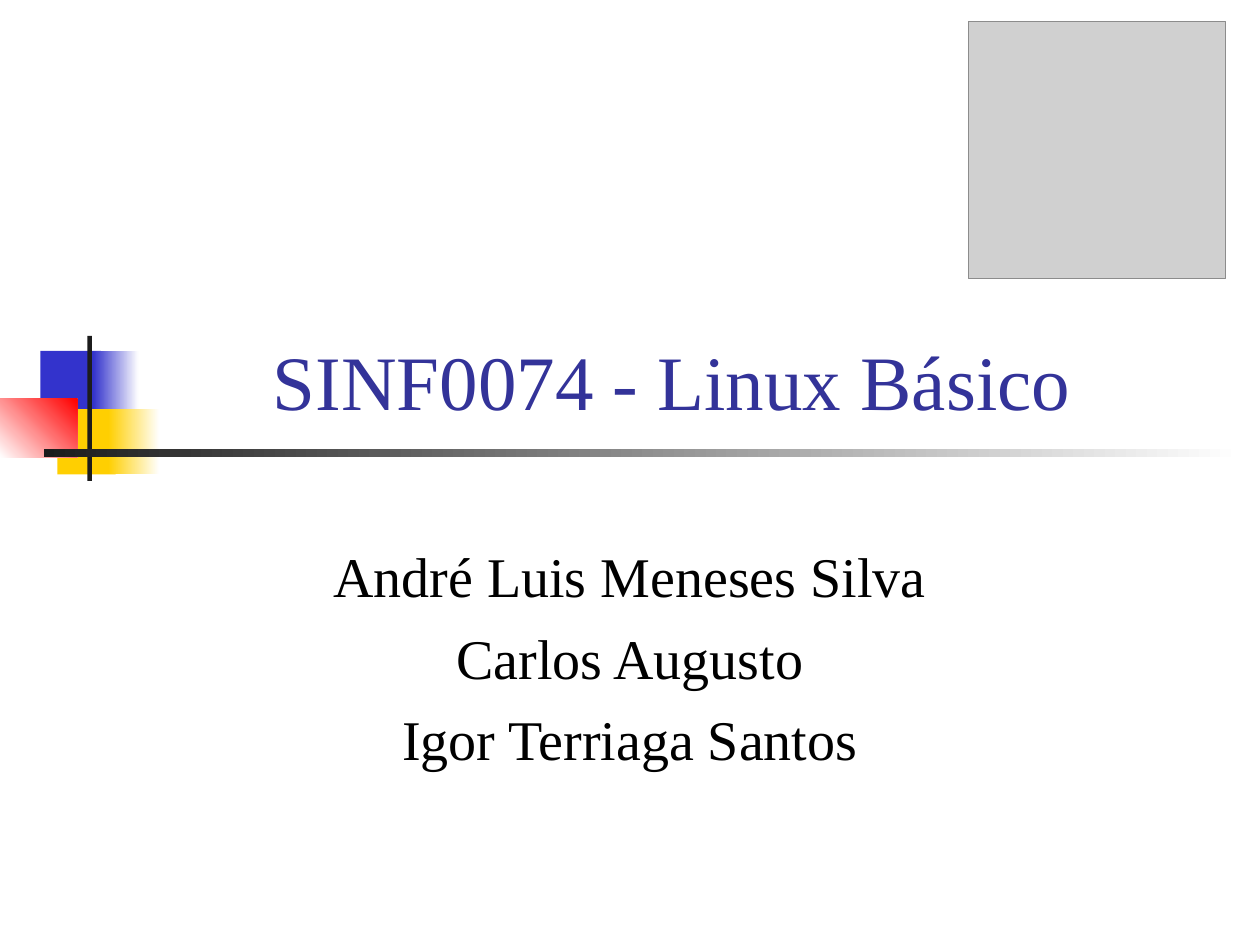
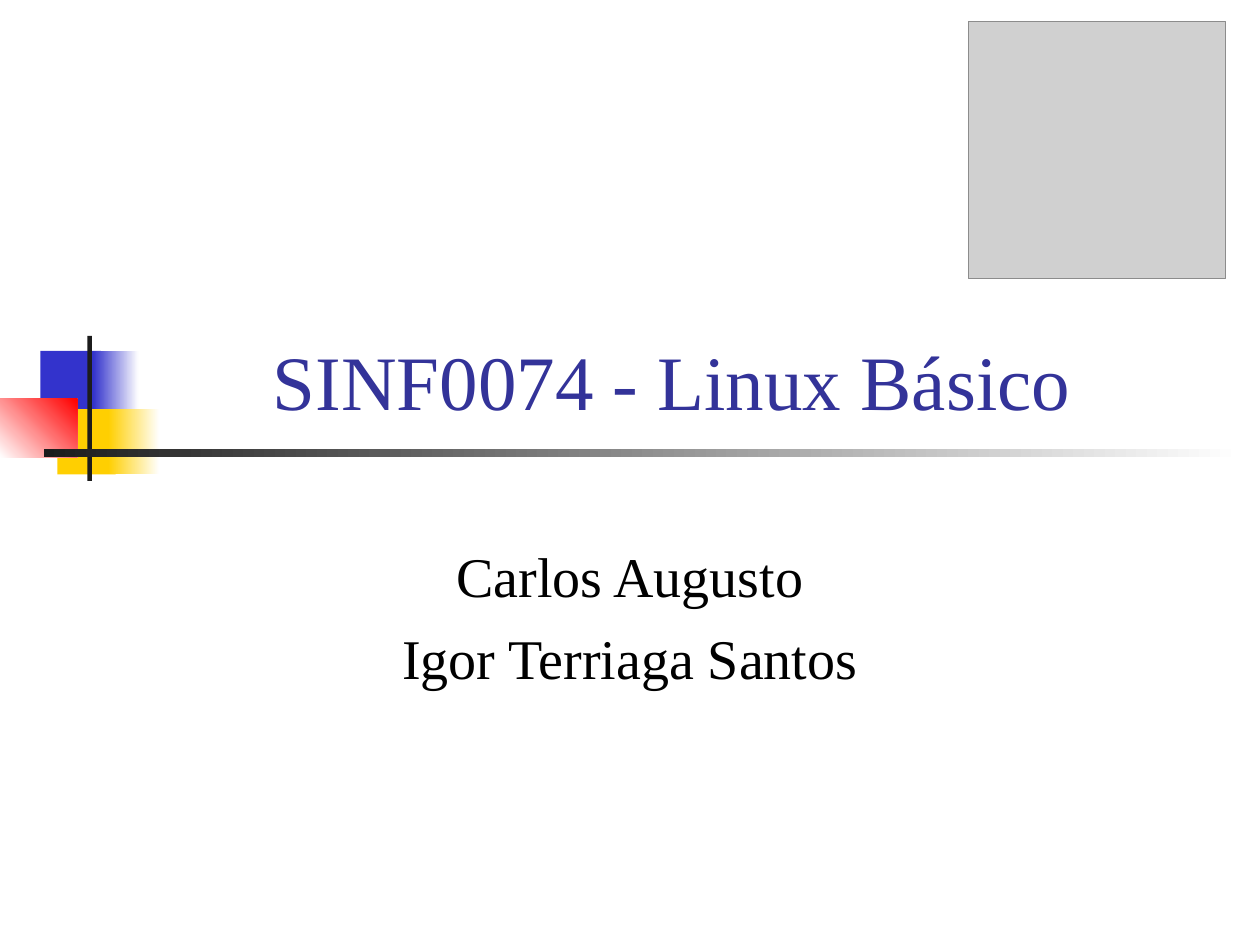
Before and after one commit to IgorSantos1996/SEMAC, a slide deck: slide 1 of Aula - 06.02 - Administrar Usuarios e Grupos - Parte II.ppt. Drawn at 1260x945 pixels with LibreOffice and Linux fonts; fonts in the diff are those of the drawing; grey boxes stand for pictures. Boxes give left, top, right and bottom in pixels: in the first picture for what was removed or moved away, otherwise in the second. Text is boxed around its words. In the diff, an @@ line names an element or a change of style, - is before the commit and + after.

```diff
--- a/Aula - 06.02 - Administrar Usuarios e Grupos - Parte II.ppt
+++ b/Aula - 06.02 - Administrar Usuarios e Grupos - Parte II.ppt
@@ subtitle at <box>333,558,926,598</box>: paragraph removed @@
-André Luis Meneses Silva
```
Also in this commit, not shown: 7 other files.
